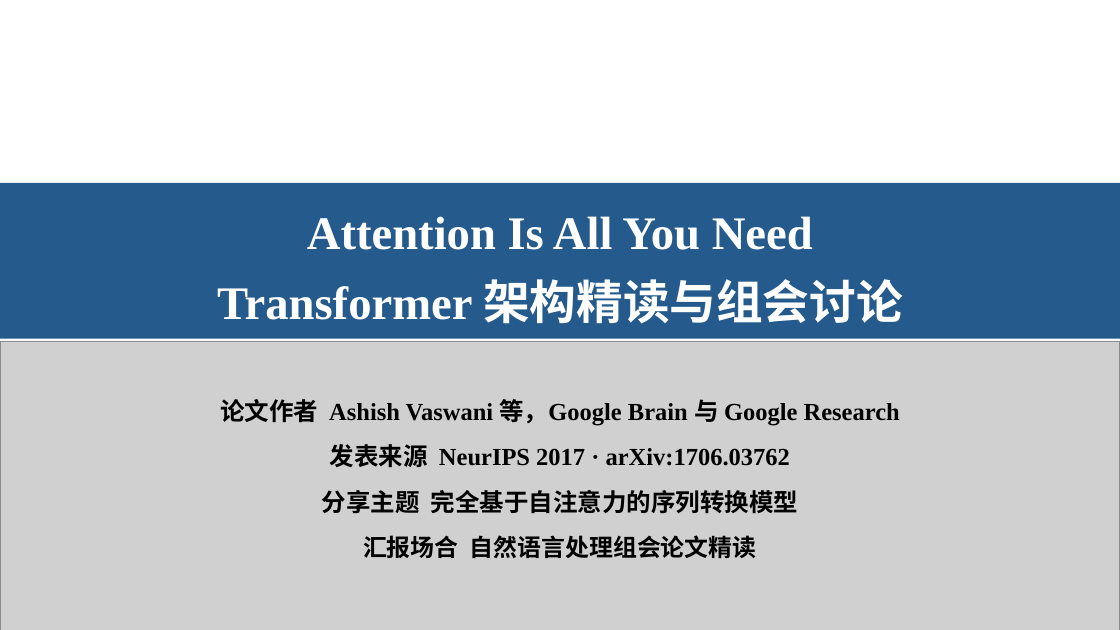
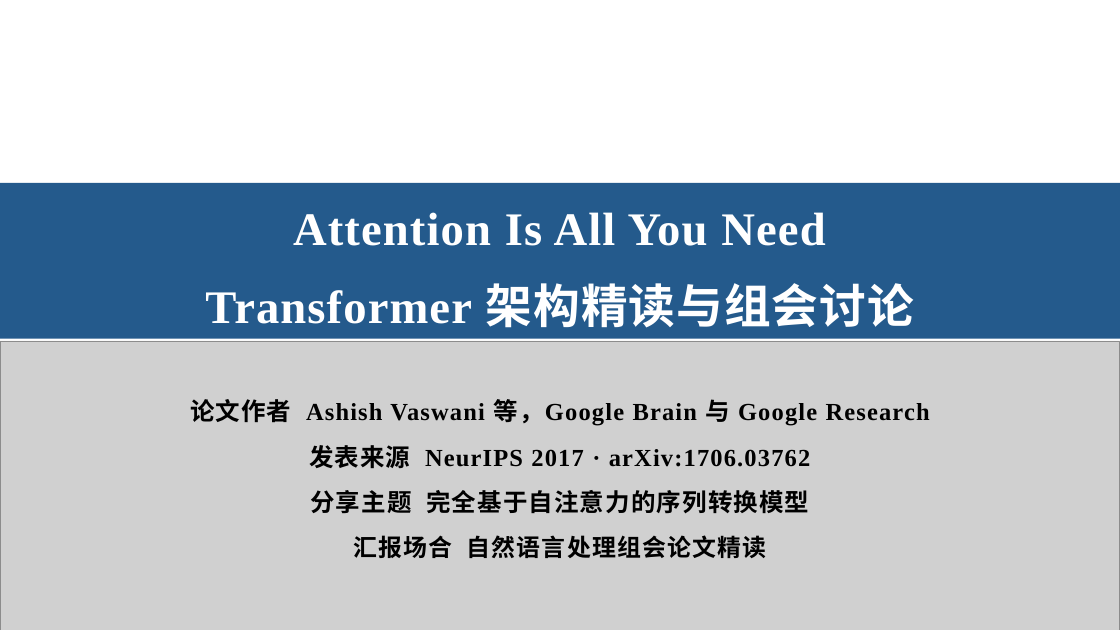
Before and after one commit to Starxy/skills, a slide deck: slide 1 of skills/ppt-craft/assets/academic-blue-template.pptx. Drawn at 1120x630 pixels with LibreOffice and Linux fonts; fonts in the diff are those of the drawing; grey boxes stand for pictures. Boxes give left, top, right and bottom in pixels: in the first picture for what was removed or moved away, otherwise in the second. Text is boxed around its words. In the diff, an @@ line names an element or a change of style, - is before the commit and + after.

```diff
--- a/skills/ppt-craft/assets/academic-blue-template.pptx
+++ b/skills/ppt-craft/assets/academic-blue-template.pptx
@@ text "Attention Is All You Need" at <box>205,212,914,328</box>: letter spacing 0 to 1 pt; more space between paragraphs @@
@@ letter spacing 0 to 1 pt; line spacing 1.18 to 1.2 in 4 elements at <box>190,399,930,426</box>, <box>309,445,810,468</box>, <box>310,490,809,513</box>, <box>353,535,767,558</box> @@
```
Also in this commit, not shown: 19 other slides changed, 7 other files.
